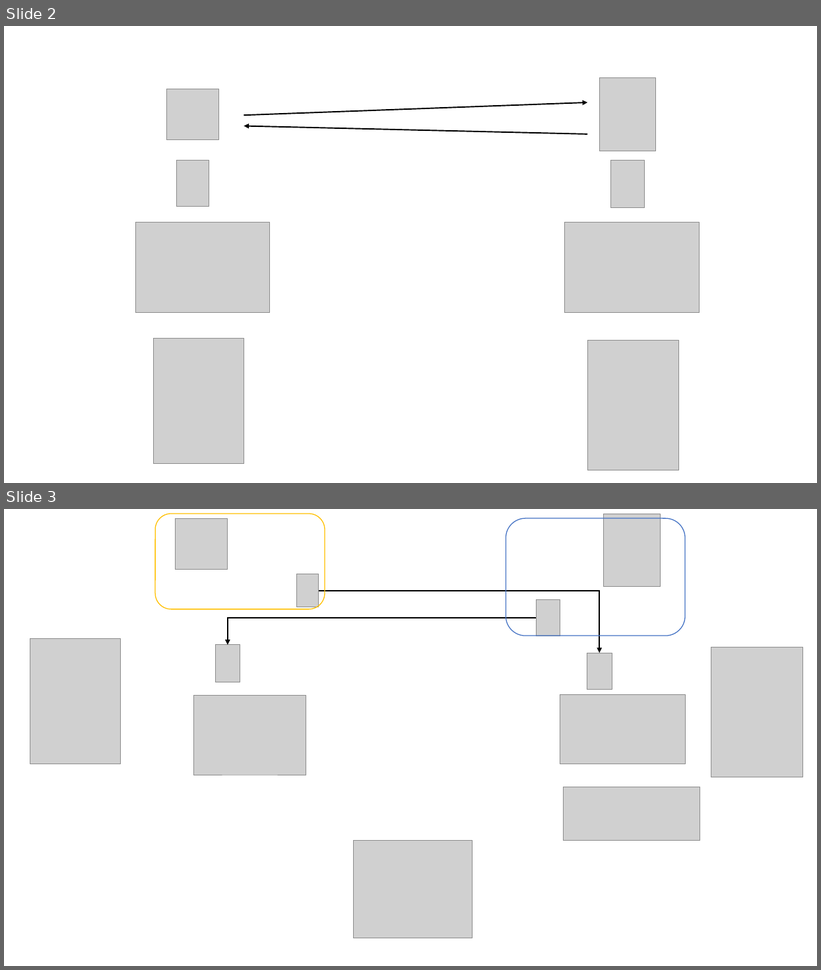
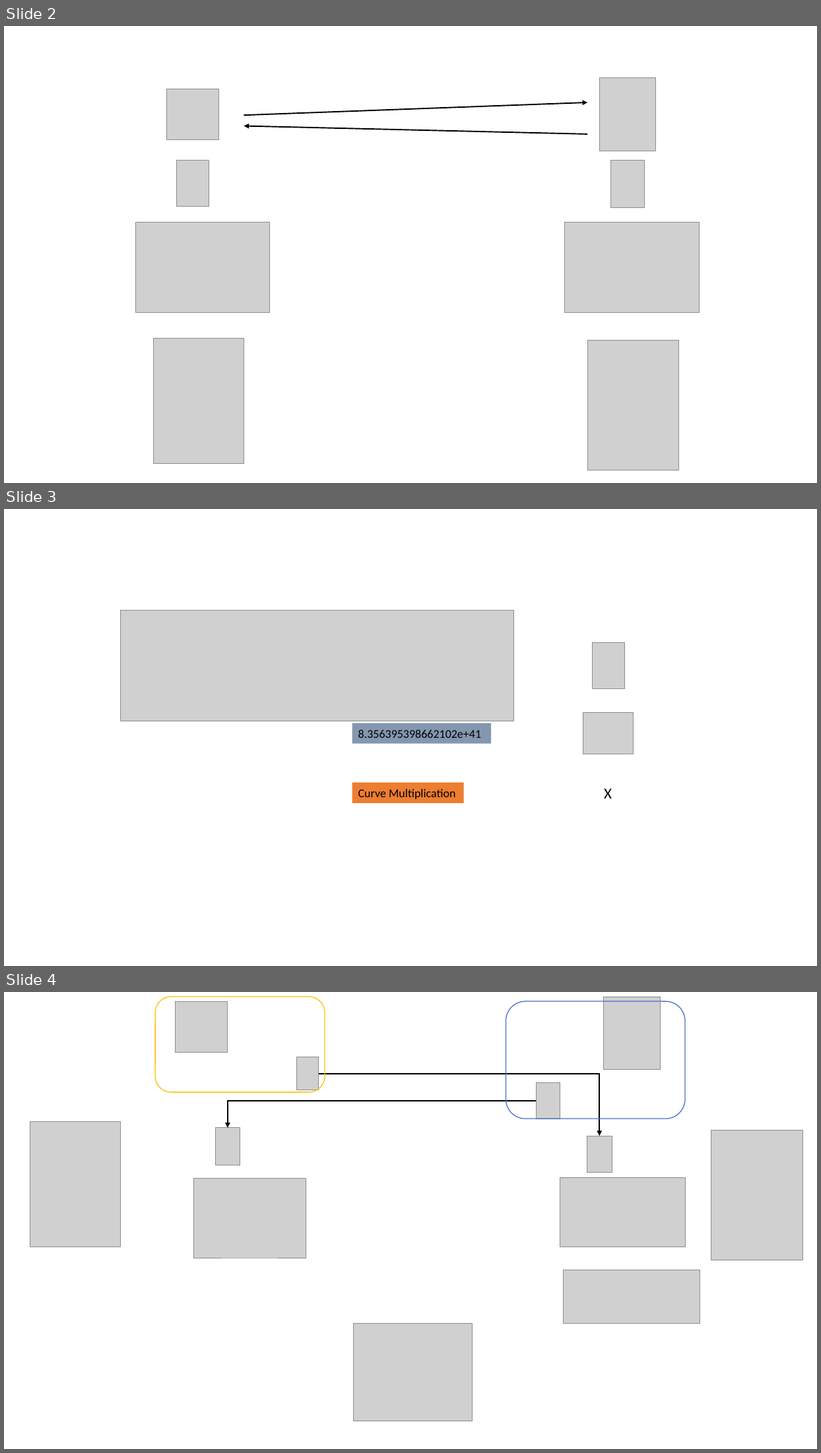
Before and after one commit to mukesh199739/Networking, a slide deck: ecdh.pptx. Shown one above the other, each under a label of ours: slides 2 and 3 before the commit, slides 2, 3 and 4 after it. The pictures are 821x970 and 821x1453 pixels, drawn with LibreOffice and Linux fonts; fonts in the diff are those of the drawing; grey boxes stand for pictures. Boxes give left, top, right and bottom in pixels: in the first picture for what was removed or moved away, otherwise in the second. Text is boxed around its words. In the diff, an @@ line names an element or a change of style, - is before the commit and + after.

```diff
--- a/ecdh.pptx
+++ b/ecdh.pptx
@@ slide 3 added at (4,509,817,966), background #FFFFFF @@
@@ picture added at (121,610,514,722) @@
@@ picture added at (593,642,625,689) @@
@@ rectangle added at (352,723,491,744), fill #8497B0, 14 pt, text #000000 @@
+8.356395398662102e+41
@@ picture added at (583,713,634,755) @@
@@ rectangle added at (352,783,464,803), fill #ED7D31, 14 pt, text #000000 @@
+Curve Multiplication
@@ text added at (604,789,612,799), 18 pt, text #000000 @@
+X
@@ what was slide 3 is now slide 4 @@
```
Also in this commit, not shown: 2 other slides added.
